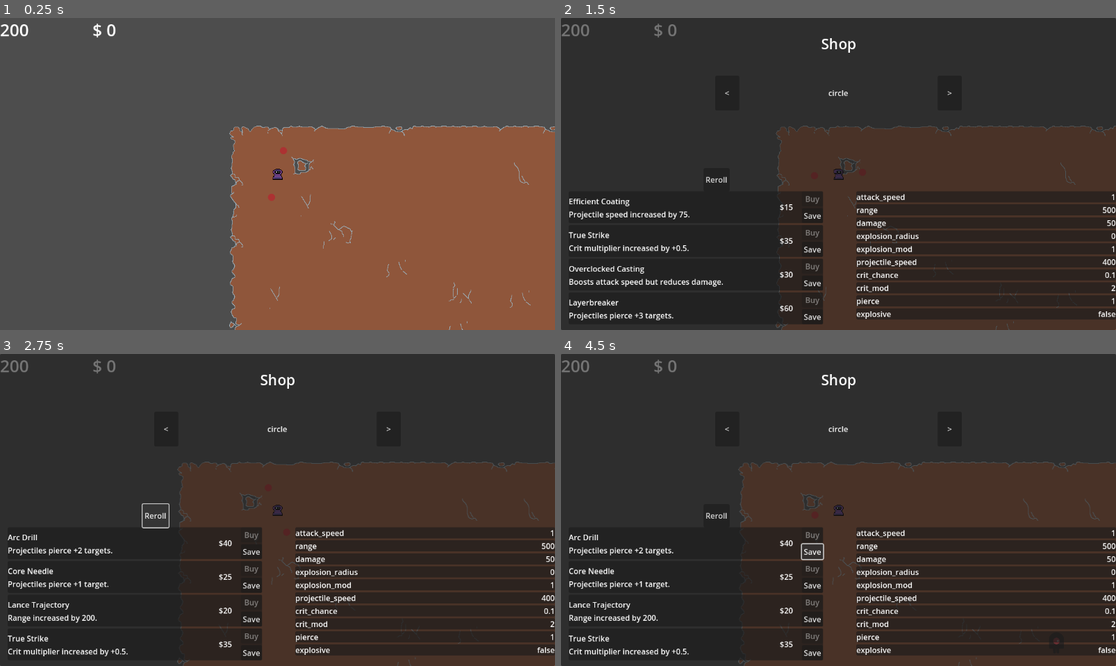
Above: before the commit, frames 1-4 (two rows, left to right).
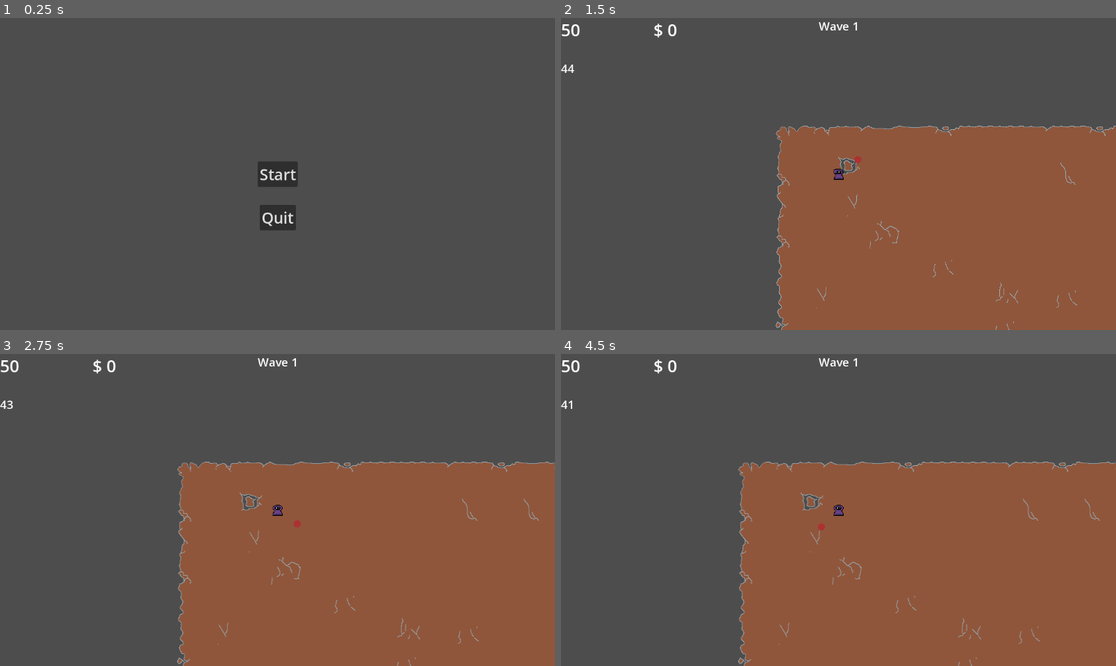
Above: after the commit, the same moments.

Repository: shlocko/tatolike
Game: Godot game, scene res://main.tscn
The game is run twice, just before and just after one commit, with the same random seed, the same clock (stepped at 60 frames per second) and the same inputs. Before the commit the project starts from res://level.tscn.
Inputs (mouse positions are in pixels of both pictures, inside the frame that each line leads up to):
- Up to frame 1 (0.25 s): no input
- Up to frame 2 (1.5 s): click (838, 174) at 0.5 s, where only the run after the commit has a clickable "Start"; tap Enter at 1.25 s; move the mouse to (960, 158) at 1.27 s; hold D (move_right) from 1.28 s (still down); tap E (select) at 1.35 s; click (960, 158) at 1.42 s
- Up to frame 3 (2.75 s): release D (move_right) at 2 s; click (155, 516) at 2 s, where only the run before the commit has a clickable "Reroll"
- Up to frame 4 (4.5 s): click (727, 428) at 2.75 s, where only the run before the commit has a clickable "<"; click (949, 428) at 3.5 s, where only the run before the commit has a clickable ">"; click (810, 550) at 4.25 s, where only the run before the commit has a clickable "Save"

The runs differ from the first frame. In frame 1, 38% of the frame differs, in the area x 0-100%, y 1-100%; in frame 2, 99%; in frame 3, 99%; in frame 4, 100%, in the area x 0-100%, y 0-100%.

Commit message:
Waves implemented

Diff:
--- a/globals/global_state.gd
+++ b/globals/global_state.gd
@@ -8,15 +8,12 @@
 var difficulty_base: int
 
 signal buy_upgrade(spell_id: int, upgrade_id: int, price: int)
+signal next_wave
 
 
 # Called when the node enters the scene tree for the first time.
 func _ready() -> void:
-	money = 0
-	for n in 2:
-		spells.append(preload("res://spells/circle_weapon/circle_factory.tscn"))
-	spell_count = spells.size()
-
+	pass
 
 # Called every frame. 'delta' is the elapsed time since the previous frame.
 func _process(delta: float) -> void:
@@ -24,3 +21,11 @@
 
 func mob_died(value: int):
 	money += value
+
+func start_game(diff: int):
+	money = 0
+	wave = 1
+	difficulty_base = diff
+	spells = []
+	spells.append(preload("res://spells/circle_weapon/circle_factory.tscn"))
+	spell_count = spells.size()
--- a/hud.tscn
+++ b/hud.tscn
@@ -16,3 +16,20 @@
 offset_right = 392.0
 offset_bottom = 69.0
 theme_override_font_sizes/font_size = 35
+
+[node name="Timer" type="Label" parent="."]
+offset_top = 88.0
+offset_right = 152.0
+offset_bottom = 152.0
+theme_override_font_sizes/font_size = 24
+
+[node name="WaveCounter" type="Label" parent="."]
+anchors_preset = 5
+anchor_left = 0.5
+anchor_right = 0.5
+offset_left = -20.0
+offset_right = 20.0
+offset_bottom = 23.0
+grow_horizontal = 2
+theme_override_font_sizes/font_size = 24
+text = "Wave 1"
--- a/level.gd
+++ b/level.gd
@@ -12,15 +12,39 @@
 	spawners.append($Spawner3)
 	spawners.append($Spawner4)
 	spawners.append($Spawner5)
+	GlobalState.next_wave.connect(next_wave)
+	$WaveTimer.start()
 
 
 # Called every frame. 'delta' is the elapsed time since the previous frame.
 func _process(delta: float) -> void:
-	pass
+	$HUD/Timer.text = str(round($WaveTimer.time_left))
 
 
 func _on_spawn_mob_timer_timeout() -> void:
 	var spawner = spawners.pick_random()
-	for n in randi_range(1, 1):
+	for n in randi_range(1, GlobalState.wave + GlobalState.difficulty_base):
 		await get_tree().create_timer(randf_range(0.1, 0.3)).timeout
 		spawner.spawn_enemy(mob)
+
+
+
+func _on_wave_timer_timeout() -> void:
+	wave_end()
+
+func wave_end():
+	$Shop.open()
+	get_tree().paused = true
+
+func next_wave():
+	$Shop.close()
+	GlobalState.wave += 1
+	clear_mobs()
+	$WaveTimer.start()
+	$Player.health += 10
+	$HUD/WaveCounter.text = str("Wave ", GlobalState.wave)
+	get_tree().paused = false
+
+func clear_mobs():
+	for mob in get_tree().get_nodes_in_group("mobs"):
+		mob.queue_free()
--- a/level.tscn
+++ b/level.tscn
@@ -104,7 +104,7 @@
 position = Vector2(-80, 32)
 
 [node name="spawn_mob_timer" type="Timer" parent="."]
-wait_time = 1.5
+wait_time = 2.0
 autostart = true
 
 [node name="HUD" parent="." instance=ExtResource("5_3utks")]
@@ -165,4 +165,9 @@
 
 [node name="Shop" parent="." instance=ExtResource("7_f1cm4")]
 
+[node name="WaveTimer" type="Timer" parent="."]
+wait_time = 45.0
+one_shot = true
+
 [connection signal="timeout" from="spawn_mob_timer" to="." method="_on_spawn_mob_timer_timeout"]
+[connection signal="timeout" from="WaveTimer" to="." method="_on_wave_timer_timeout"]
--- /dev/null
+++ b/main.gd
@@ -0,0 +1,19 @@
+extends Node2D
+
+var current_scene: Node = null
+
+# Called when the node enters the scene tree for the first time.
+func _ready() -> void:
+	load_main_menu()
+
+func load_level():
+	change_scene("res://level.tscn")
+
+func load_main_menu():
+	change_scene("res://main_menu.tscn")
+
+func change_scene(path: String):
+	if current_scene:
+		current_scene.queue_free()
+	current_scene = load(path).instantiate()
+	add_child(current_scene)
--- /dev/null
+++ b/main.tscn
@@ -0,0 +1,6 @@
+[gd_scene load_steps=2 format=3 uid="uid://0xb7ylj8qnfv"]
+
+[ext_resource type="Script" path="res://main.gd" id="1_gkfp3"]
+
+[node name="Main" type="Node2D"]
+script = ExtResource("1_gkfp3")
--- /dev/null
+++ b/main_menu.gd
@@ -0,0 +1,20 @@
+extends CanvasLayer
+
+
+# Called when the node enters the scene tree for the first time.
+func _ready() -> void:
+	pass # Replace with function body.
+
+
+# Called every frame. 'delta' is the elapsed time since the previous frame.
+func _process(delta: float) -> void:
+	pass
+
+
+func _on_start_button_pressed() -> void:
+	GlobalState.start_game(0)
+	get_tree().root.get_node("Main").load_level()
+
+
+func _on_quit_button_pressed() -> void:
+	get_tree().quit()
--- /dev/null
+++ b/main_menu.tscn
@@ -0,0 +1,41 @@
+[gd_scene load_steps=2 format=3 uid="uid://bin24c22k4ga5"]
+
+[ext_resource type="Script" path="res://main_menu.gd" id="1_u8jop"]
+
+[node name="MainMenu" type="CanvasLayer"]
+script = ExtResource("1_u8jop")
+
+[node name="StartButton" type="Button" parent="."]
+anchors_preset = 8
+anchor_left = 0.5
+anchor_top = 0.5
+anchor_right = 0.5
+anchor_bottom = 0.5
+offset_left = -41.5
+offset_top = -26.5
+offset_right = 41.5
+offset_bottom = 26.5
+grow_horizontal = 2
+grow_vertical = 2
+theme_override_font_sizes/font_size = 32
+text = "Start
+"
+
+[node name="QuitButton" type="Button" parent="."]
+anchors_preset = 8
+anchor_left = 0.5
+anchor_top = 0.5
+anchor_right = 0.5
+anchor_bottom = 0.5
+offset_left = -37.0
+offset_top = 64.0
+offset_right = 38.0
+offset_bottom = 117.0
+grow_horizontal = 2
+grow_vertical = 2
+theme_override_font_sizes/font_size = 32
+text = "Quit
+"
+
+[connection signal="pressed" from="StartButton" to="." method="_on_start_button_pressed"]
+[connection signal="pressed" from="QuitButton" to="." method="_on_quit_button_pressed"]
--- a/player.gd
+++ b/player.gd
@@ -1,7 +1,8 @@
 extends Area2D
 
 @export var speed: int
-@export var health: int = 200
+@export var health: int
+@export var max_health: int = 50
 @export var spell_count: int
 var invulnerable:bool = false
 var play_area: Vector2
@@ -14,6 +15,7 @@
 	$AnimatedSprite2D.animation = "stand"
 	position = Vector2(100, 100)
 	$attackTimer.start()
+	health = max_health
 
 # Called every frame. 'delta' is the elapsed time since the previous frame.
 func _process(delta: float) -> void:
@@ -49,6 +51,10 @@
 	position += velocity * delta
 	position = position.clamp(Vector2(15, 0), play_area)
 
+	if health <= 0:
+		get_tree().root.get_node("Main").load_main_menu()
+	health = clamp(health, 0, max_health)
+
 
 func _on_i_frame_timer_timeout() -> void:
 	invulnerable = false
--- a/project.godot
+++ b/project.godot
@@ -11,7 +11,7 @@
 [application]
 
 config/name="Bruhmater"
-run/main_scene="res://level.tscn"
+run/main_scene="res://main.tscn"
 config/features=PackedStringArray("4.3", "GL Compatibility")
 config/icon="res://icon.svg"
 
--- a/shop.gd
+++ b/shop.gd
@@ -2,6 +2,7 @@
 
 var spells: Array[SpellFactory]
 var shop_index: int = 0
+var reroll_cost: int = GlobalState.wave
 
 
 # Called when the node enters the scene tree for the first time.
@@ -16,8 +17,6 @@
 func _process(delta: float) -> void:
 	shop_index = wrapi(shop_index, 0, spells.size())
 	shop_refresh_visual()
-	if Input.is_action_just_pressed("select"):
-		visible = !visible
 
 
 func _on_left_button_pressed() -> void:
@@ -38,7 +37,7 @@
 func shop_reroll(index: int):
 	var spell = spells[index]
 	spell.upgrades_shop = spell.locked_upgrades_shop.duplicate()
-	while spell.upgrades_shop.size() < 4 and spell.get_qualified_upgrades().size() > 0:
+	while spell.upgrades_shop.size() < 4 and spell.get_qualified_upgrades().size() > spell.upgrades_shop.size():
 		var upgrade_id = spell.get_qualified_upgrades().pick_random()
 		while spell.upgrades_shop.has(upgrade_id):
 			upgrade_id = spell.get_qualified_upgrades().pick_random()
@@ -46,6 +45,7 @@
 
 func shop_refresh_visual():
 	var spell = spells[shop_index]
+	$Panel/Money.text = str("$", GlobalState.money)
 	$Panel/ShopControlsContainer/SpellName.text = spell.spell_name
 	for i in 4:
 		var item = $Panel/UpgradesContainer.get_children()[i]
@@ -61,24 +61,43 @@
 			item.spell_id = shop_index
 		else:
 			item.visible = false
-
 	for child in $Panel/StatsContainer.get_children():
 		child.queue_free()
-
 	var getter_dict = spell.stats.get_named_stat_getters()
 	for name in getter_dict:
 		var stat_bar = preload("res://stat_line.tscn").instantiate()
 		stat_bar.get_node("Container/StatName").text = name
 		stat_bar.get_node("Container/StatLevel").text = str(getter_dict[name].call())
 		$Panel/StatsContainer.add_child(stat_bar)
+	$Panel/RerollButton.text = str("Reroll - $", reroll_cost)
+	if GlobalState.money >= reroll_cost:
+		$Panel/RerollButton.disabled = false
+	else:
+		$Panel/RerollButton.disabled = true
 
+func open():
+	for i in spells.size():
+		shop_reroll(i)
+	reroll_cost = GlobalState.wave
+	shop_index = 0
+	visible = true
+
+func close():
+	visible = false
 
 
 func _on_reroll_button_pressed() -> void:
 	shop_reroll(shop_index)
+	GlobalState.money -= reroll_cost
+	reroll_cost = round(reroll_cost * 1.2) + 1
 
 func buy_upgrade(spell_id, upgrade_id, price):
 	var spell = spells[spell_id]
 	spell.add_upgrade(upgrade_id)
 	GlobalState.money -= price
 	spell.upgrades_shop.remove_at(spell.upgrades_shop.find(upgrade_id))
+
+
+
+func _on_next_wave_button_pressed() -> void:
+	GlobalState.next_wave.emit()
--- a/shop.tscn
+++ b/shop.tscn
@@ -1,15 +1,19 @@
-[gd_scene load_steps=3 format=3 uid="uid://cn8u0dgt7dqqb"]
+[gd_scene load_steps=4 format=3 uid="uid://cn8u0dgt7dqqb"]
 
 [ext_resource type="PackedScene" uid="uid://ddqqeynvuh6pc" path="res://upgrade_shop_item.tscn" id="1_7mt8f"]
 [ext_resource type="Script" path="res://shop.gd" id="1_k64hr"]
 
+[sub_resource type="StyleBoxFlat" id="StyleBoxFlat_n375p"]
+bg_color = Color(0.223529, 0.223529, 0.223529, 1)
+
 [node name="Shop" type="CanvasLayer"]
-process_mode = 3
+process_mode = 2
 script = ExtResource("1_k64hr")
 
 [node name="Panel" type="Panel" parent="."]
 offset_right = 1152.0
 offset_bottom = 648.0
+theme_override_styles/panel = SubResource("StyleBoxFlat_n375p")
 
 [node name="Title" type="Label" parent="Panel"]
 layout_mode = 1
@@ -105,6 +109,23 @@
 grow_horizontal = 0
 grow_vertical = 0
 
+[node name="NextWaveButton" type="Button" parent="Panel"]
+layout_mode = 0
+offset_left = 1000.0
+offset_top = 16.0
+offset_right = 1132.0
+offset_bottom = 72.0
+text = "Next Wave"
+
+[node name="Money" type="Label" parent="Panel"]
+layout_mode = 0
+offset_left = 16.0
+offset_top = 16.0
+offset_right = 56.0
+offset_bottom = 39.0
+theme_override_font_sizes/font_size = 24
+
 [connection signal="pressed" from="Panel/ShopControlsContainer/LeftButton" to="." method="_on_left_button_pressed"]
 [connection signal="pressed" from="Panel/ShopControlsContainer/RightButton" to="." method="_on_right_button_pressed"]
 [connection signal="pressed" from="Panel/RerollButton" to="." method="_on_reroll_button_pressed"]
+[connection signal="pressed" from="Panel/NextWaveButton" to="." method="_on_next_wave_button_pressed"]
--- a/spells/circle_weapon/circle.gd
+++ b/spells/circle_weapon/circle.gd
@@ -11,7 +11,7 @@
 func _ready() -> void:
 	launch()
 	active = true
-	pierce_health = stats.pierce
+	pierce_health = stats.get_pierce()
 
 
 # Called every frame. 'delta' is the elapsed time since the previous frame.
@@ -36,9 +36,9 @@
 
 
 func _on_body_entered(body: Node2D) -> void:
-	var damage = (stats.damage + stats.damage_add) * stats.damage_mul
-	if(randf_range(0, 1) < stats.crit_chance):
-		damage *= stats.crit_mod
+	var damage = stats.get_damage()
+	if(randf_range(0, 1) < stats.get_crit_chance()):
+		damage *= stats.get_crit_mod()
 	body.health -= damage
 	pierce_health -= 1
 	if pierce_health <= 0:
